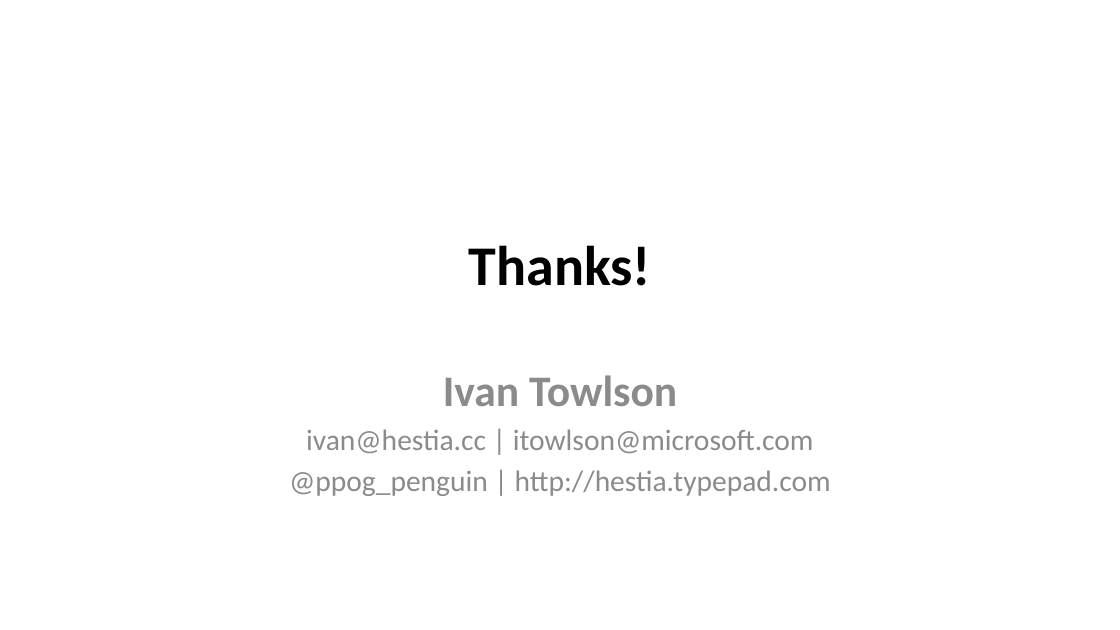
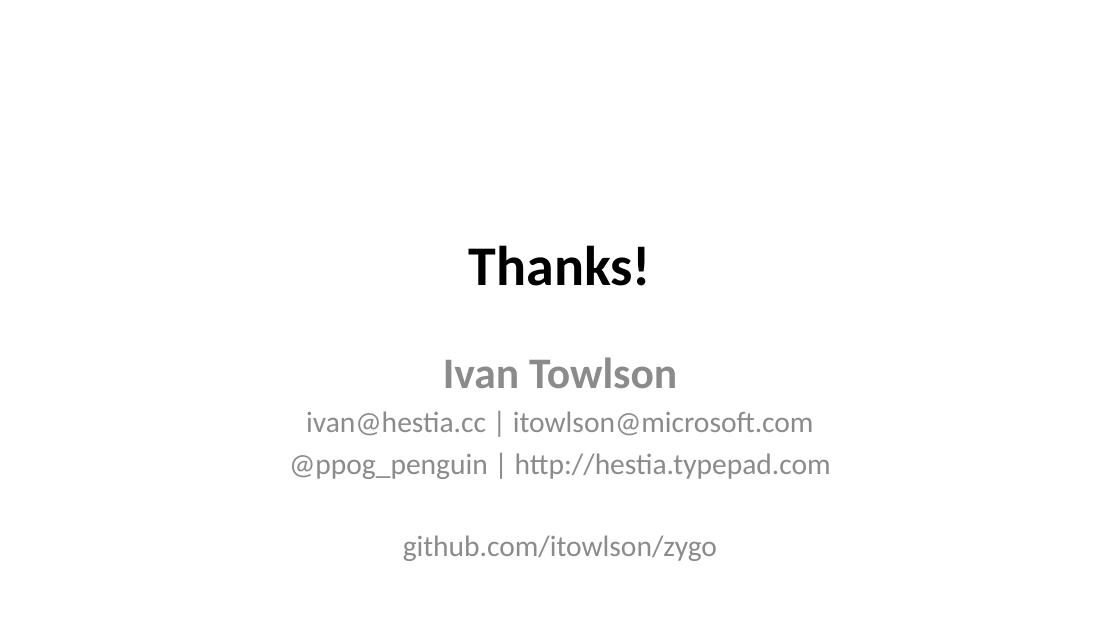
Before and after one commit to itowlson/zygo, a slide deck: slide 77 of How I learned to stop worrying and love the zygohistomorphic prepromorphism.pptx (slide 45 before the commit). Drawn at 1120x630 pixels with LibreOffice and Linux fonts; fonts in the diff are those of the drawing. Boxes give left, top, right and bottom in pixels: in the first picture for what was removed or moved away, otherwise in the second. Text is boxed around its words. In the diff, an @@ line names an element or a change of style, - is before the commit and + after.

```diff
--- a/How I learned to stop worrying and love the zygohistomorphic prepromorphism.pptx
+++ b/How I learned to stop worrying and love the zygohistomorphic prepromorphism.pptx
@@ subtitle "Ivan Towlson": place and size @@
-subtitle "Ivan Towlson" at (289, 375, 831, 496)
+subtitle "Ivan Towlson" at (289, 357, 831, 561)
@@ subtitle at (403, 535, 717, 561): paragraph added @@
+github.com/itowlson/zygo
```
Also in this commit, not shown: 2 other slides changed, 33 slides added, 1 slide removed.
